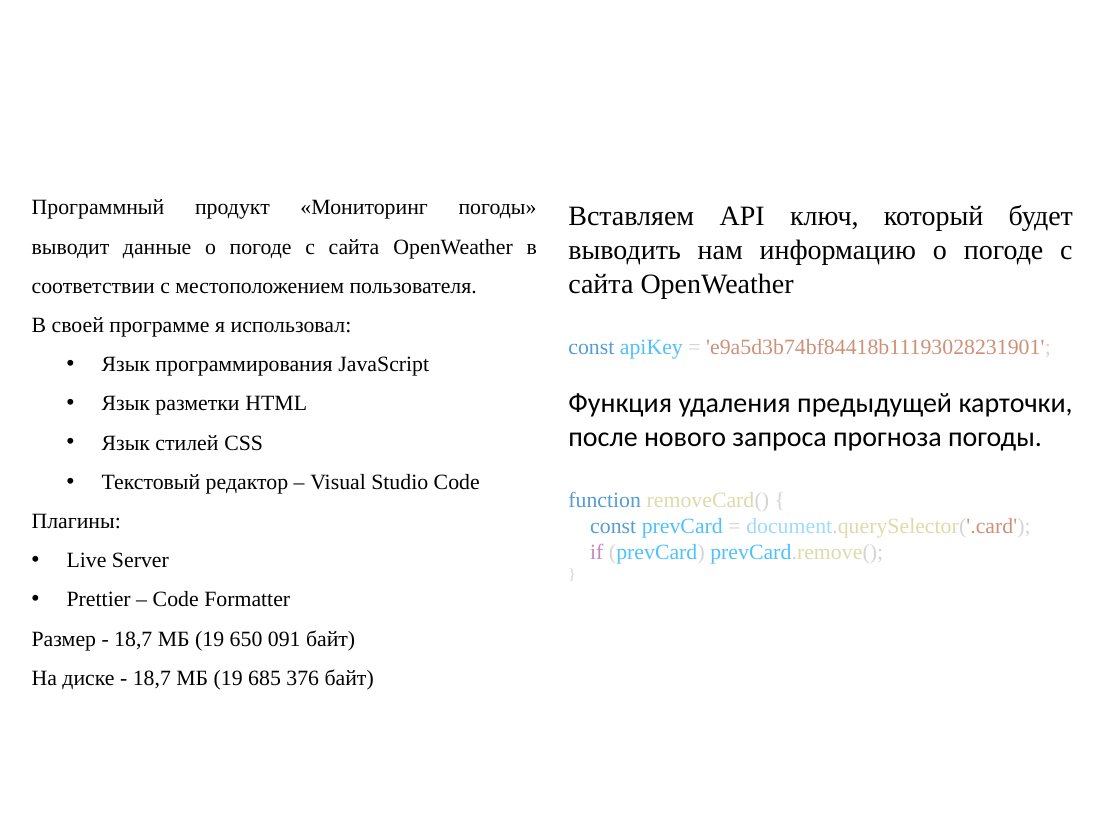
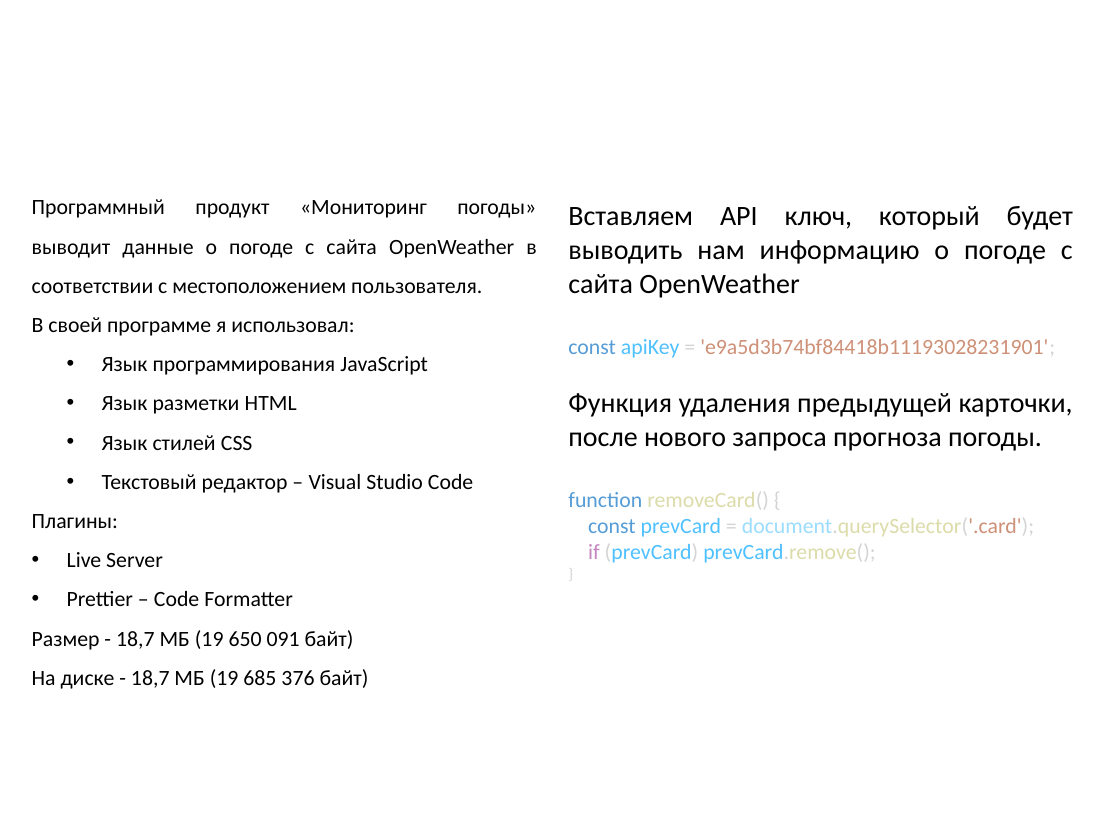
Before and after one commit to rad1anttt/kursa4-_-, a slide deck: slide 11 of Кузьмин презентация.pptx (slide 10 before the commit). Drawn at 1120x840 pixels with LibreOffice and Linux fonts; fonts in the diff are those of the drawing; background and template pictures are left out. Boxes give left, top, right and bottom in pixels: in the first picture for what was removed or moved away, otherwise in the second. Text is boxed around its words. In the diff, an @@ line names an element or a change of style, - is before the commit and + after.

```diff
--- a/Кузьмин презентация.pptx
+++ b/Кузьмин презентация.pptx
@@ text "Программный продукт «Мониторинг погоды» выводит ..." at [32,199,536,689]: font Times New Roman to Calibri @@
@@ text at [568,206,1073,563]: font Times New Roman to Calibri in "Вставляем API ключ, который будет выводить нам ...", "const apiKey = 'e9a5d3b74bf84418b11193028231901';", "function removeCard() {", "const prevCard = document.querySelector('.card');" and 2 more places @@
```
Also in this commit, not shown: 10 other slides changed, 3 slides added, 2 slides removed, 1 other file.
